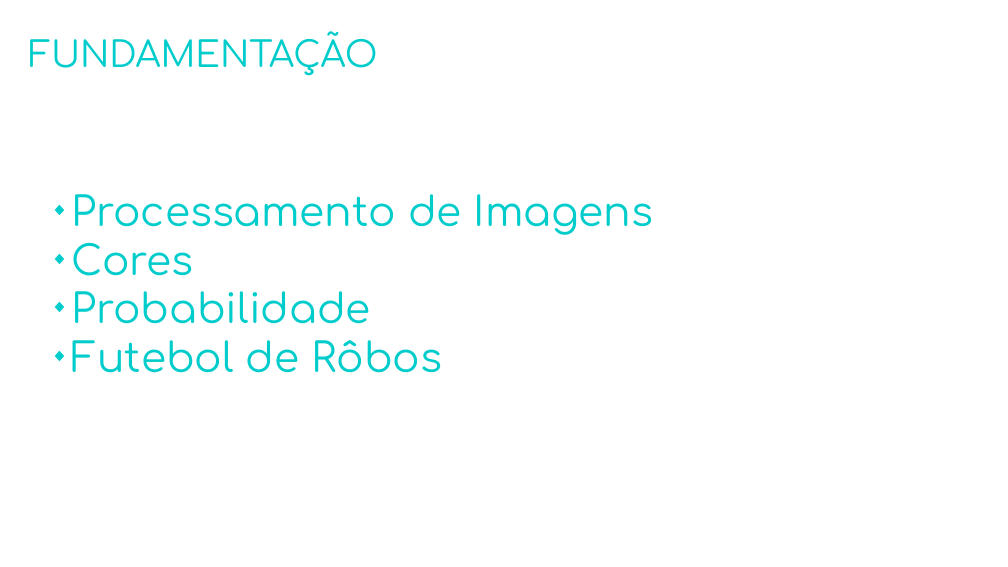
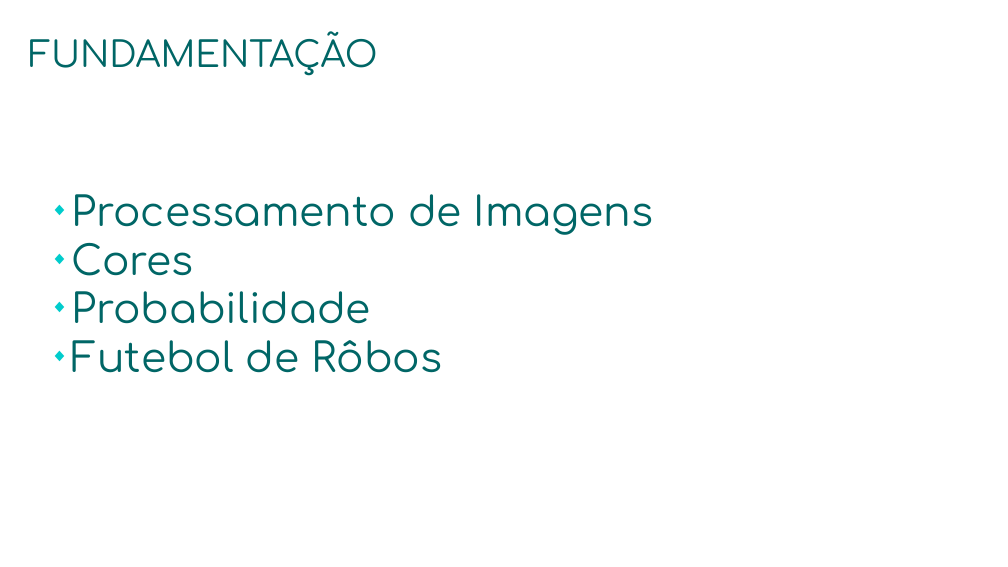
Before and after one commit to CoderSquirrel/SCIMM_LATEX, a slide deck: slide 3 of apr.odp (slide 4 before the commit). Drawn at 1008x567 pixels with LibreOffice and Linux fonts; fonts in the diff are those of the drawing; background and template pictures are left out. Boxes give left, top, right and bottom in pixels: in the first picture for what was removed or moved away, otherwise in the second. Text is boxed around its words. In the diff, an @@ line names an element or a change of style, - is before the commit and + after.

```diff
--- a/apr.odp
+++ b/apr.odp
@@ title "FUNDAMENTAÇÃO" at [29,31,378,76]: text colour #00CCCC to #006666 @@
@@ subtitle "Processamento de Imagens" at [72,194,653,373]: text colour #00CCCC to #006666 @@
```
Also in this commit, not shown: 1 other slide changed, 1 slide removed, 8 other files.
